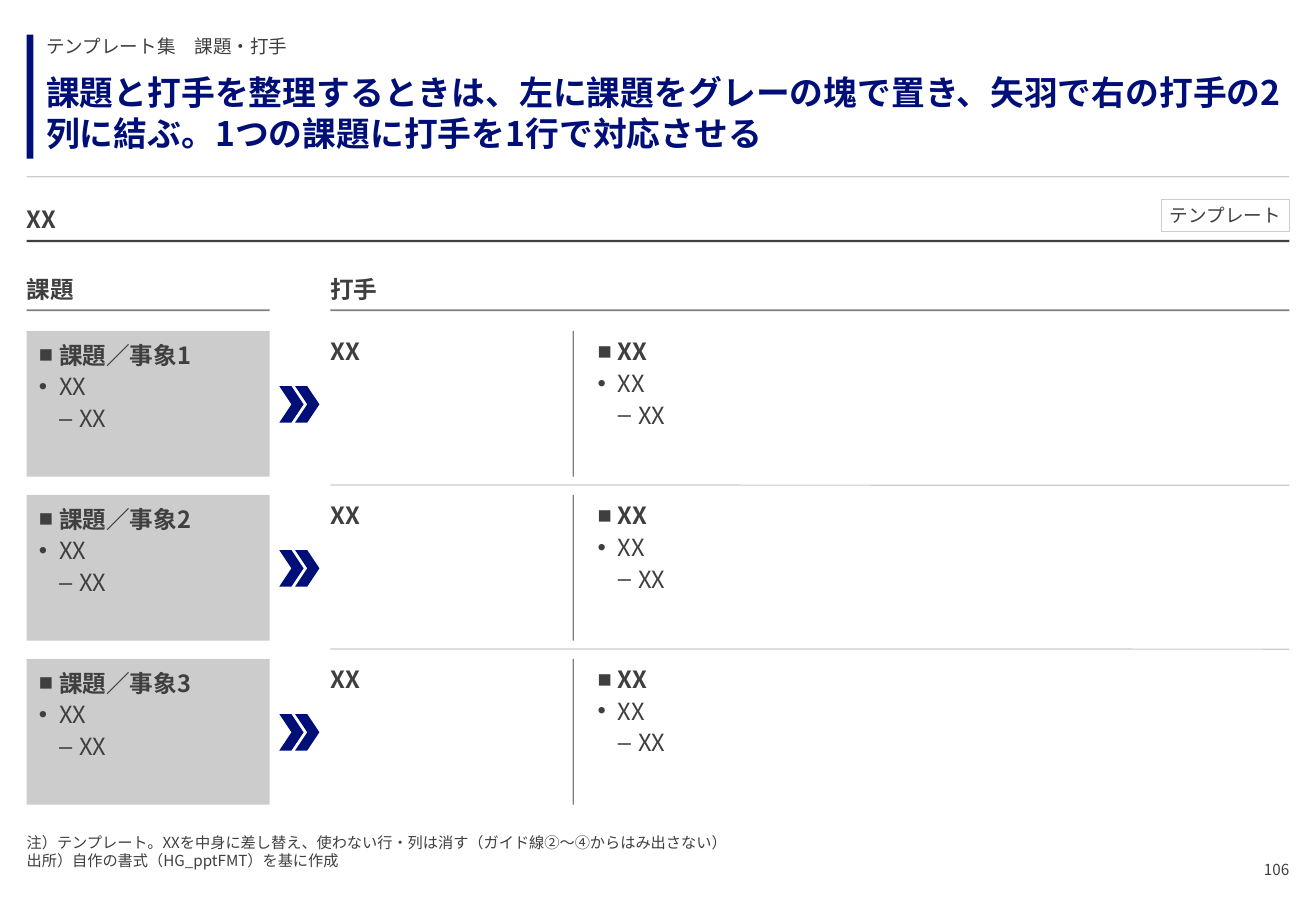
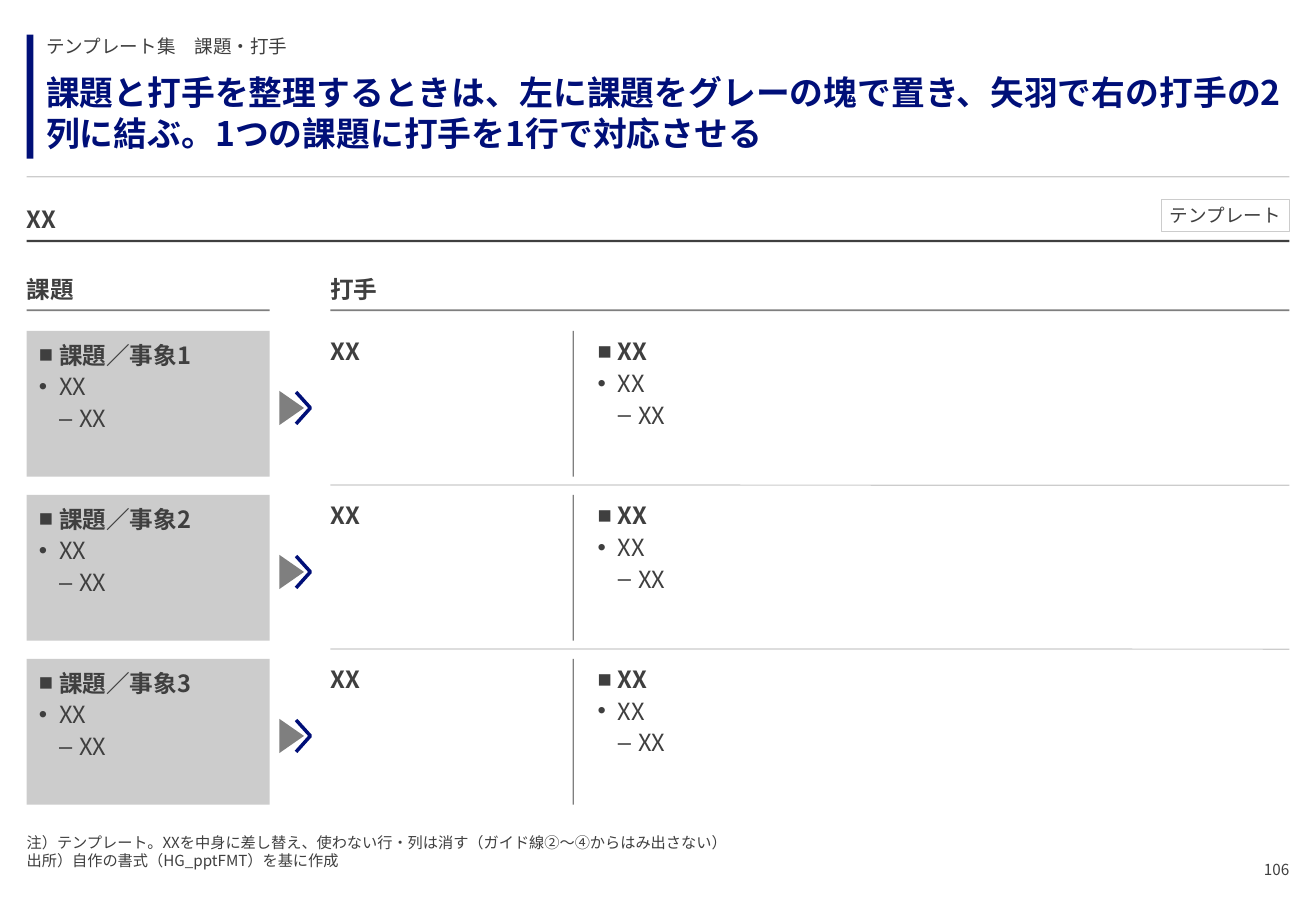
Before and after one commit to GontaHH/slide_builder, a slide deck: slide 106 of patterns/pattern-deck.pptx. Drawn at 1316x911 pixels with LibreOffice and Linux fonts; fonts in the diff are those of the drawing. Boxes give left, top, right and bottom in pixels: in the first picture for what was removed or moved away, otherwise in the second. Text is boxed around its words. In the diff, an @@ line names an element or a change of style, - is before the commit and + after.

```diff
--- a/patterns/pattern-deck.pptx
+++ b/patterns/pattern-deck.pptx
@@ chevron removed at bbox=[279, 386, 304, 423] @@
@@ chevron removed at bbox=[295, 386, 320, 423] @@
@@ freeform shape added at bbox=[279, 391, 304, 425], fill #7F7F7F @@
@@ freeform shape added at bbox=[296, 392, 311, 424], outline #000F78 2.08 pt @@
@@ chevron removed at bbox=[279, 550, 304, 587] @@
@@ freeform shape added at bbox=[279, 555, 304, 589], fill #7F7F7F @@
@@ chevron removed at bbox=[295, 550, 320, 587] @@
@@ freeform shape added at bbox=[296, 557, 311, 588], outline #000F78 2.08 pt @@
@@ chevron removed at bbox=[279, 715, 304, 751] @@
@@ freeform shape added at bbox=[279, 719, 304, 753], fill #7F7F7F @@
@@ chevron removed at bbox=[295, 715, 320, 751] @@
@@ freeform shape added at bbox=[296, 721, 311, 752], outline #000F78 2.08 pt @@
```
Also in this commit, not shown: 11 other slides changed, 10 other files.
